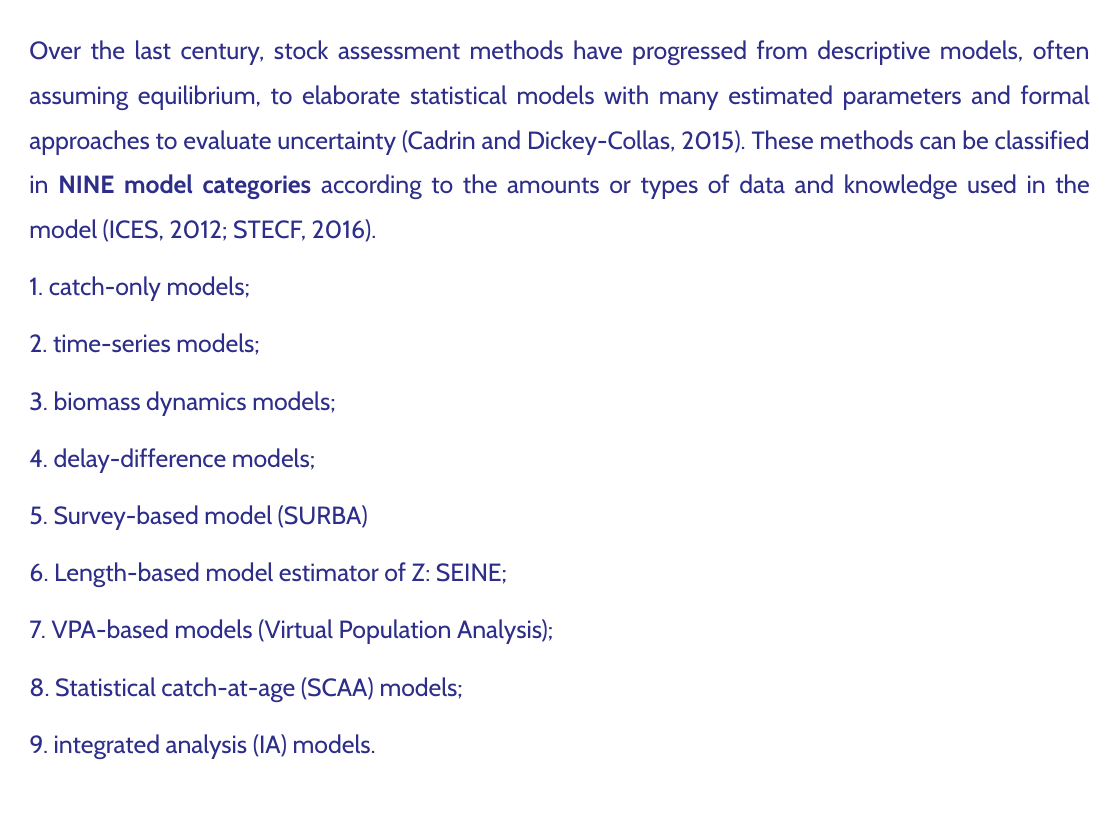
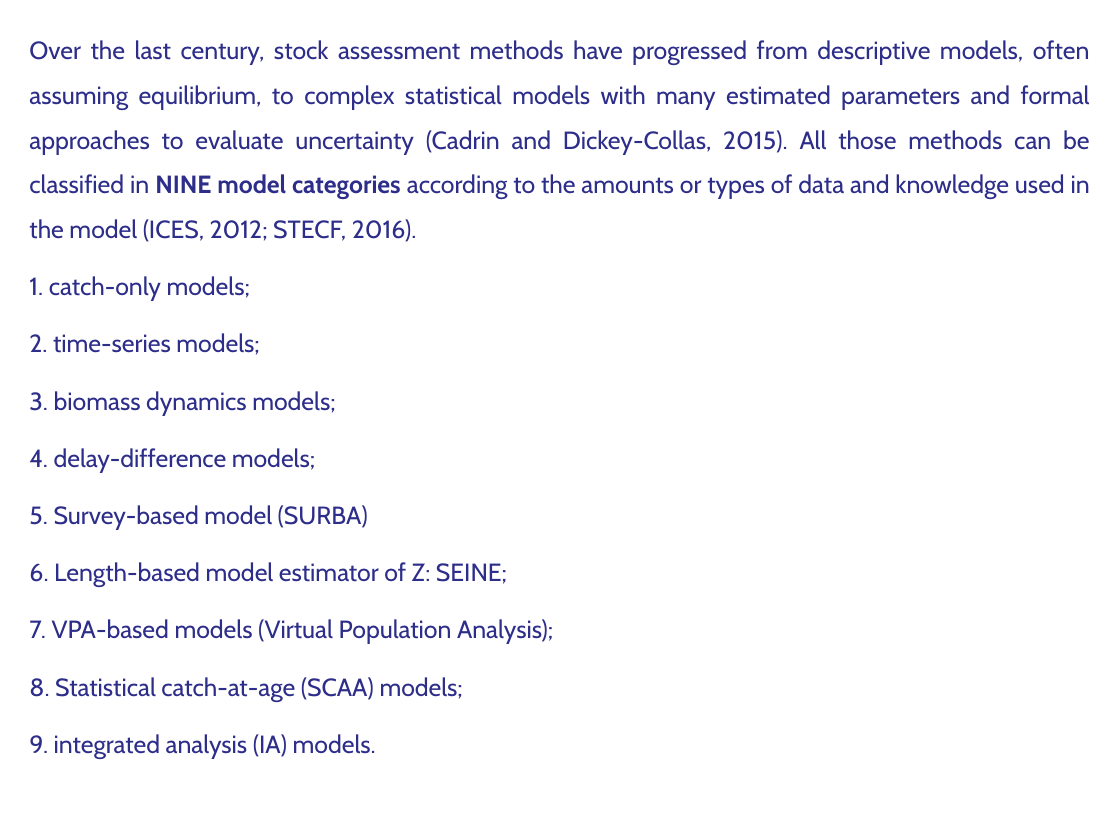
Before and after one commit to chatoosio/stock_assessment_summer_school_Module2, a slide deck: slide 4 of Sessions/Lectures Intro Day1/Assessment methods.pptx. Drawn at 1120x840 pixels with LibreOffice and Linux fonts; fonts in the diff are those of the drawing. Boxes give left, top, right and bottom in pixels: in the first picture for what was removed or moved away, otherwise in the second. Text is boxed around its words. In the diff, an @@ line names an element or a change of style, - is before the commit and + after.

```diff
--- a/Sessions/Lectures Intro Day1/Assessment methods.pptx
+++ b/Sessions/Lectures Intro Day1/Assessment methods.pptx
@@ text at box(29, 40, 1090, 242): text changed @@
-Over the last century, stock assessment methods have progressed from descriptive models, often assuming equilibrium, to elaborate statistical models with many estimated parameters and formal approaches to evaluate uncertainty (Cadrin and Dickey-Collas, 2015). These methods can be classified in NINE model categories according to the amounts or types of data and knowledge used in the model (ICES, 2012; STECF, 2016).
+Over the last century, stock assessment methods have progressed from descriptive models, often assuming equilibrium, to complex statistical models with many estimated parameters and formal approaches to evaluate uncertainty (Cadrin and Dickey-Collas, 2015). All those methods can be classified in NINE model categories according to the amounts or types of data and knowledge used in the model (ICES, 2012; STECF, 2016).
```
Also in this commit, not shown: 3 other slides changed, 3 other files.
